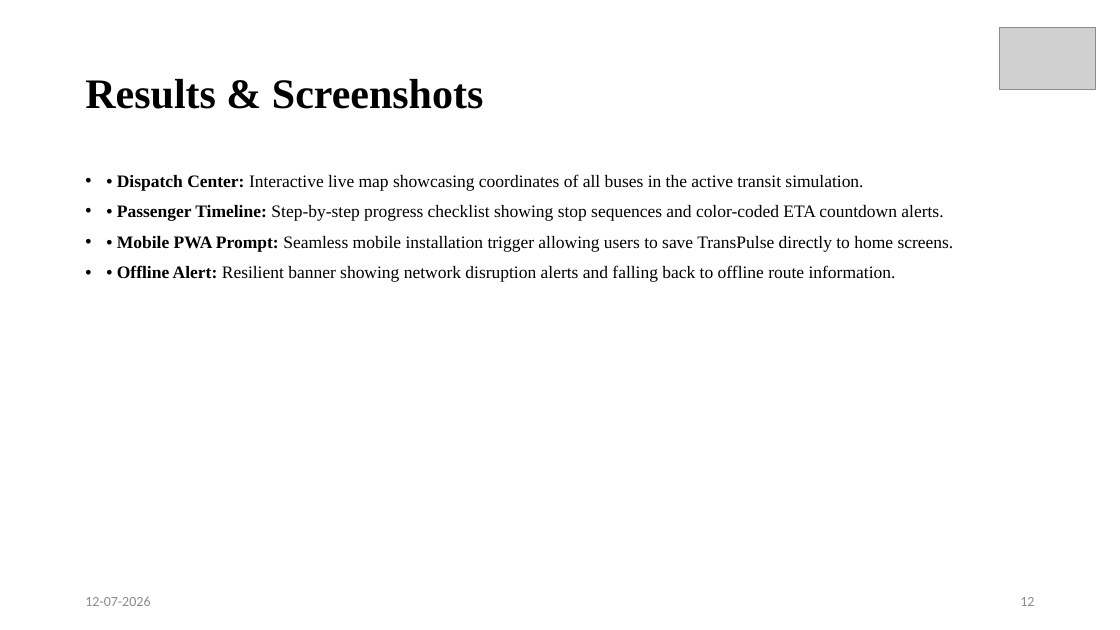
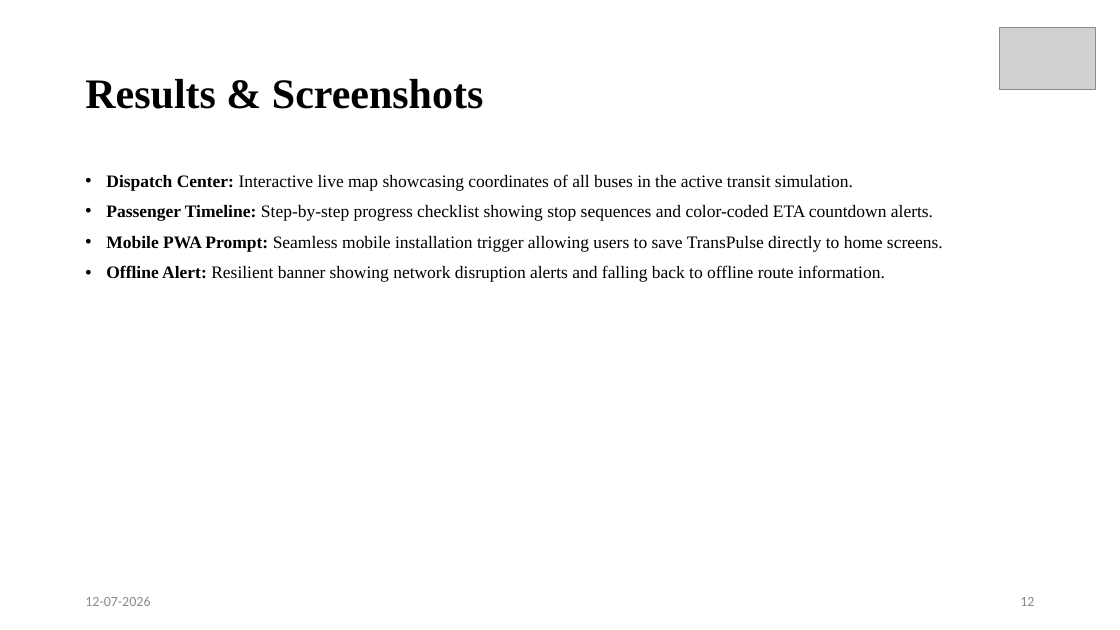
Before and after one commit to rajeshbendi60-maker/TransPulse, a slide deck: slide 12 of ppt/R24_Community_Project_PPT_Template.pptx. Drawn at 1120x630 pixels with LibreOffice and Linux fonts; fonts in the diff are those of the drawing; grey boxes stand for pictures. Boxes give left, top, right and bottom in pixels: in the first picture for what was removed or moved away, otherwise in the second. Text is boxed around its words. In the diff, an @@ line names an element or a change of style, - is before the commit and + after.

```diff
--- a/ppt/R24_Community_Project_PPT_Template.pptx
+++ b/ppt/R24_Community_Project_PPT_Template.pptx
@@ text at (106, 174, 943, 282): text changed @@
-• • Dispatch Center: Interactive live map showcasing coordinates of all buses in the active transit simulation.
-• • Passenger Timeline: Step-by-step progress checklist showing stop sequences and color-coded ETA countdown alerts.
-• • Mobile PWA Prompt: Seamless mobile installation trigger allowing users to save TransPulse directly to home screens.
-• • Offline Alert: Resilient banner showing network disruption alerts and falling back to offline route information.
+• Dispatch Center: Interactive live map showcasing coordinates of all buses in the active transit simulation.
+• Passenger Timeline: Step-by-step progress checklist showing stop sequences and color-coded ETA countdown alerts.
+• Mobile PWA Prompt: Seamless mobile installation trigger allowing users to save TransPulse directly to home screens.
+• Offline Alert: Resilient banner showing network disruption alerts and falling back to offline route information.
```
Also in this commit, not shown: 17 other slides changed, 5 other files.
